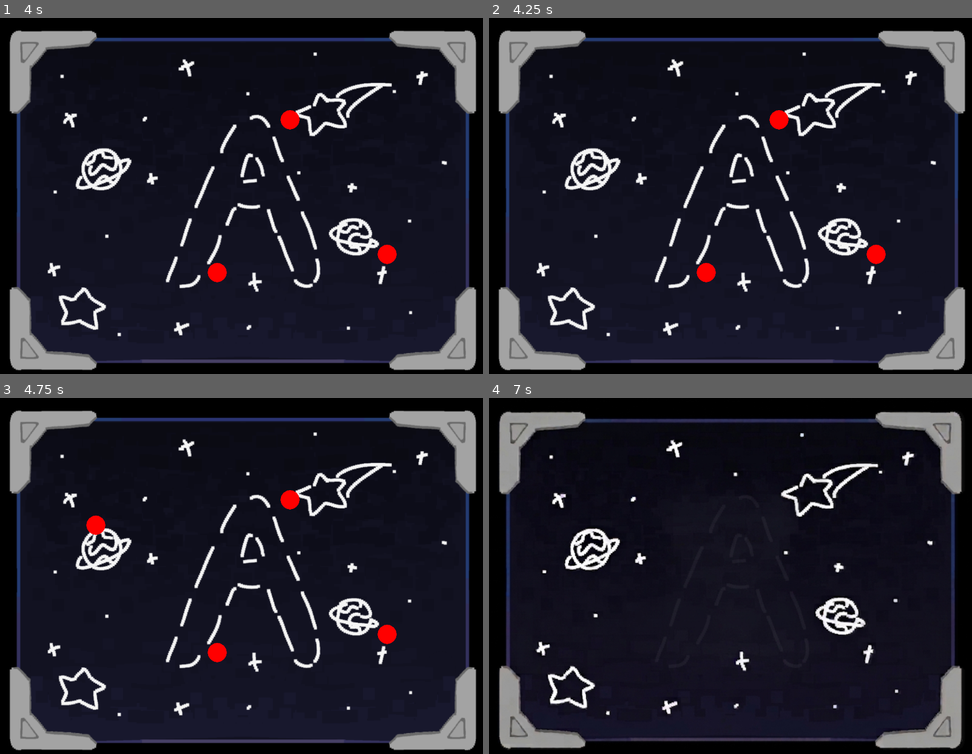
Above: before the commit, frames 1-4 (two rows, left to right).
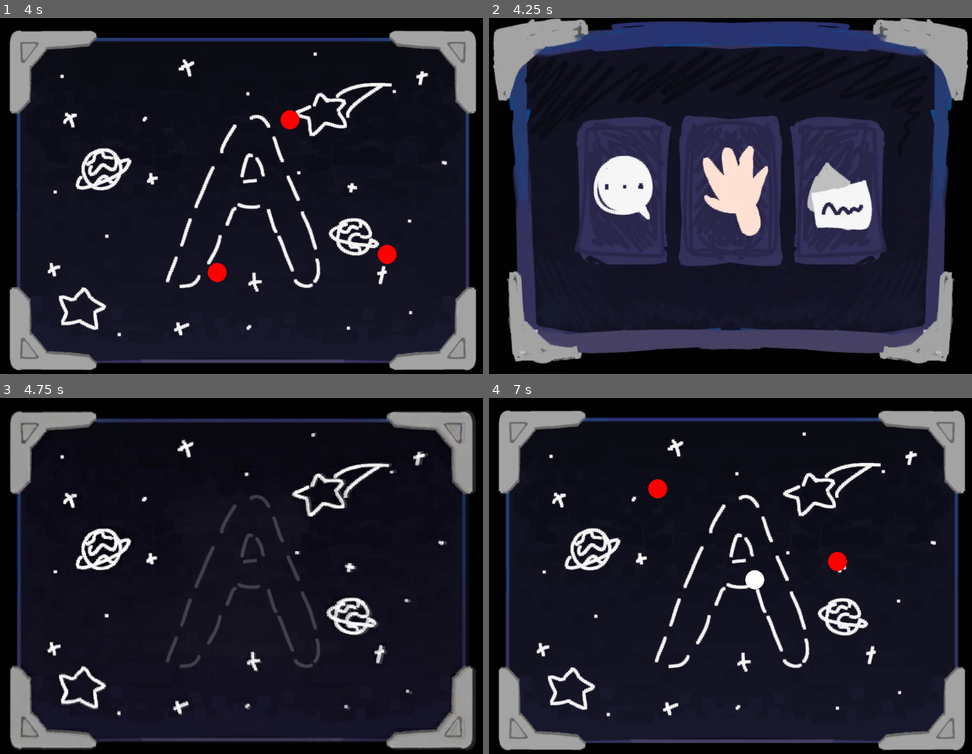
Above: after the commit, the same moments.

Repository: GavinWu42711/liftoff-game
Game: Godot game, scene res://Scenes/MainMenu.tscn
Same seed, same stepped clock (60 frames per second), same inputs: the game is played once before the commit and once after it.
Inputs (mouse positions are in pixels of both pictures, inside the frame that each line leads up to):
- Up to frame 1 (4 s): tap Enter at 0.5, 0.6, 1.35, 2.1, 2.75, 2.85, 3.6 s; move the mouse to (347, 181) at 0.52 s; click (347, 181) at 0.67 s; tap Space at 1.25, 3.5 s; move the mouse to (144, 217) at 1.27 s; click (144, 217) at 1.42 s; move the mouse to (289, 121) at 2.02 s; click (289, 121) at 2.17 s; move the mouse to (217, 274) at 2.77 s; click (217, 274) at 2.92 s; move the mouse to (386, 252) at 3.52 s; click (386, 252) at 3.67 s
- Up to frame 2 (4.25 s): tap Escape (ui_cancel) at 4.15 s
- Up to frame 3 (4.75 s): move the mouse to (96, 526) at 4.27 s; tap Enter at 4.35 s; click (96, 526) at 4.42 s
- Up to frame 4 (7 s): move the mouse to (754, 579) at 5.02 s; tap Enter at 5.1, 5.75, 5.85, 6.6 s; click (754, 579) at 5.17 s; move the mouse to (658, 490) at 5.77 s; click (658, 490) at 5.92 s; move the mouse to (836, 561) at 6.52 s; click (836, 561) at 6.67 s

Frame 1 is identical in both runs. In frame 2, 48% of the frame differs, in the area x 0-100%, y 0-99%; in frame 3, 8.4%; in frame 4, 9.0%.

Commit message:
Escape key
Made it so you can escape to the main menu at any time

Diff:
--- a/Scripts/global_escape.gd
+++ b/Scripts/global_escape.gd
@@ -3,9 +3,14 @@
 
 # Called when the node enters the scene tree for the first time.
 func _ready() -> void:
-	pass # Replace with function body.
+	pass
 
 
 # Called every frame. 'delta' is the elapsed time since the previous frame.
 func _process(delta: float) -> void:
-	pass
+	if Input.is_action_just_pressed("ui_cancel"):
+		goToMainMenu()
+
+
+func goToMainMenu() -> void:
+	get_tree().change_scene_to_file("res://Scenes/MainMenu.tscn")
